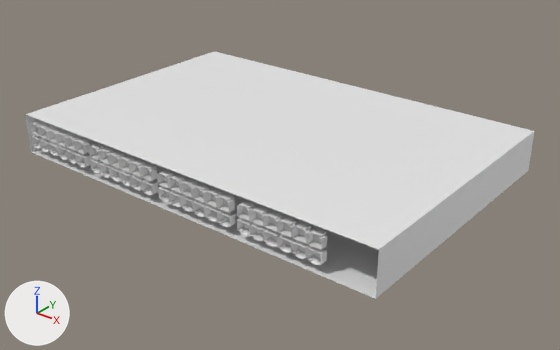
Two versions of the Blender file modely/sitovaUcebna/sitovePrvky/switch/switch-2960.blend, one commit apart.
Both versions are drawn from a 50 mm lens placed at (0.483, -0.593, 0.354), pointed at (0.015, -0.008, -0.009). Lighting does not change. The marker at lower left points along +X, +Y and +Z.

Objects in the first picture: 'Cube', 'PC.001'.
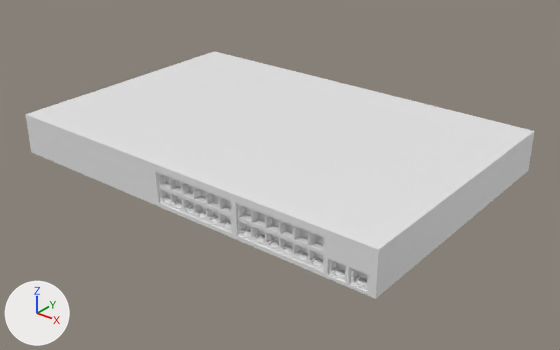
Commit message: switch model

Changed parts and their boxes (x1, y1, x2, y2) in the pictures (560 x 350 px):
'Cube', reshaped, rescaled
    both: (25, 51, 534, 299)
'PC.001', deleted
    before: (30, 121, 327, 265)

Edits to the bpy script that builds the scene:
```text
Change me_cube_001:
    used by ob_cube; location = (0.0, 0.0, 0.0); scale = (0.225, 0.15, 0.0225)
    remove me_cube_001.from_pydata(...)  # 8 vertices, 5 faces; spans x -1.0..1.0, y -1.0..1.0, z 0.0..2.0
    add me_cube_001.from_pydata(...)  # 1054 vertices, 1695 faces; spans x -0.22..0.22, y -0.15..0.15, z 0.0..0.04
    me_cube_001 part 1: 8 vertices removed from x -1.0..1.0, y -1.0..1.0, z 0.0..2.0; 1054 vertices added at x -0.22..0.22, y -0.15..0.15, z 0.0..0.04
Change ob_cube:
    ob_cube.scale: (0.225, 0.15, 0.0225) -> (1.0, 1.0, 1.0)
Remove ob_pc_001:
    ob_pc_001 = bpy.data.objects.new('PC.001', me_cube_003)
    ob_pc_001.location = (-0.225, -0.15, 0.0225)
    _m = ob_pc_001.modifiers.new('Array', 'ARRAY')
    _m.count = 6
    _m.relative_offset_displace = (1.1, 0.0, 0.0)
    _m = ob_pc_001.modifiers.new('Array.001', 'ARRAY')
    _m.count = 4
    _m.relative_offset_displace = (1.1, 0.0, 0.0)
```
